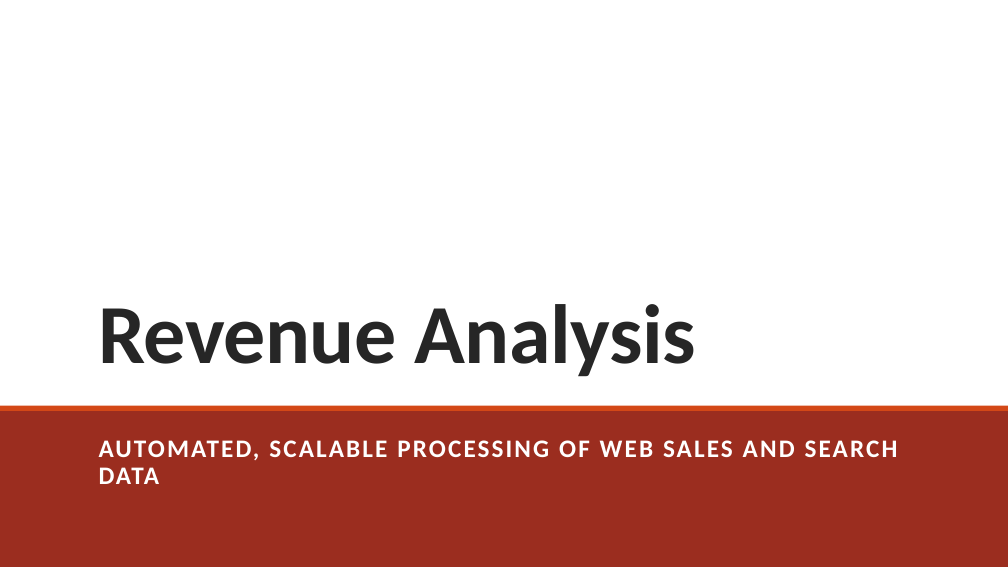
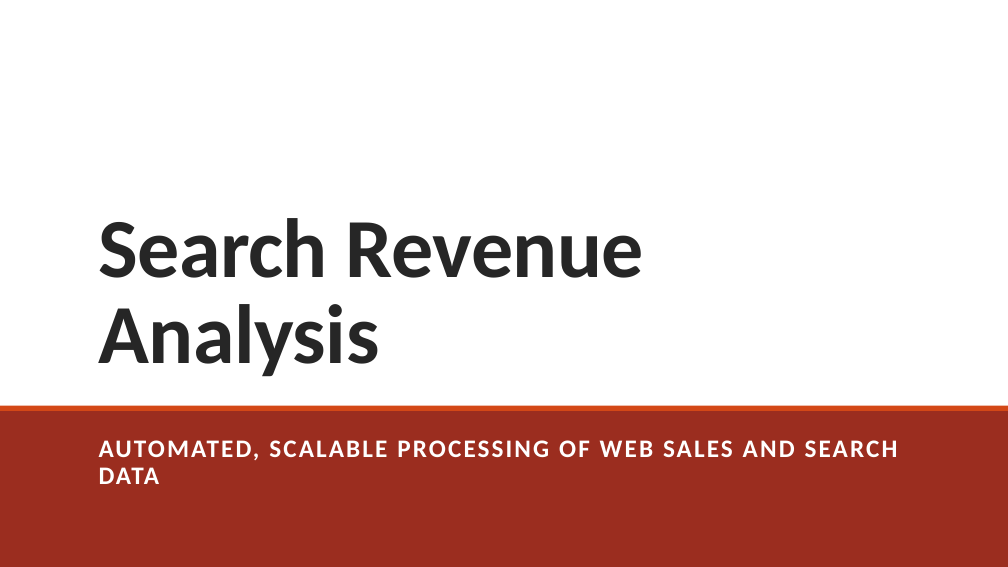
Before and after one commit to ubharathv/prdsales_repo, a slide deck: slide 1 of Documents/SalesAnalysis_FrameWork.pptx. Drawn at 1008x567 pixels with LibreOffice and Linux fonts; fonts in the diff are those of the drawing. Boxes give left, top, right and bottom in pixels: in the first picture for what was removed or moved away, otherwise in the second. Text is boxed around its words. In the diff, an @@ line names an element or a change of style, - is before the commit and + after.

Commit message:
PPT update

```diff
--- a/Documents/SalesAnalysis_FrameWork.pptx
+++ b/Documents/SalesAnalysis_FrameWork.pptx
@@ title at (x1=98, y1=218, x2=644, y2=377): text changed @@
-Revenue Analysis
+Search Revenue Analysis
```
